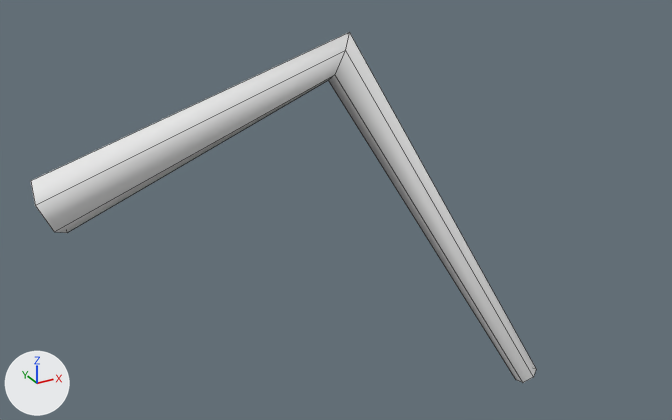
The FBX model unity/Assets/Art/Models/Ant_Leg3.fbx, before and after one commit.
Before and after are seen from a camera (50 mm lens) standing at (-0.0447, -0.2461, 0.1031) and looking at (0.0729, -0.0324, -0.0038). Lighting does not change. The marker at lower left points along +X, +Y and +Z. The first picture is the older version. Mesh edges are drawn as thin lines. Where no turn or scale is listed for an object, it has been applied to the vertices.

The older version as bpy lines, for what is in view:
```python
me_ant_leg3 = bpy.data.meshes.new('Ant_Leg3')
me_ant_leg3.from_pydata(...)  # 18 vertices, 12 faces; spans x -0.0047..0.1278, y -0.0635..0.008, z -0.0618..0.0466
me_ant_leg3.materials.append(mat_vertexcolor)  # white #e7e7e7
ob_ant_leg3 = bpy.data.objects.new('Ant_Leg3', me_ant_leg3)
ob_ant_leg3.location = (0.0, 0.0, 0.0)
```
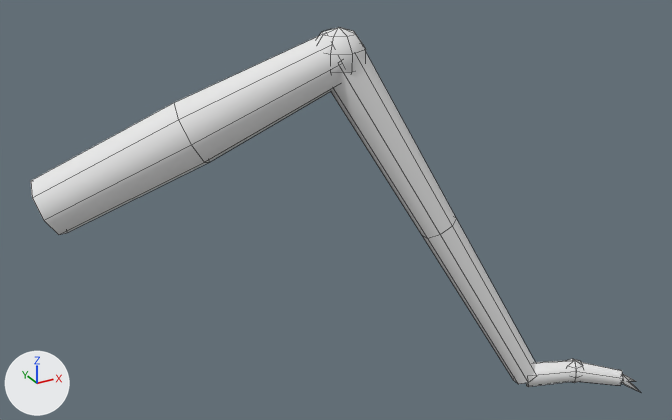
What differs and where, as boxes [x1, y1, x2, y2] in the pictures (672 x 420 px; the box of a moved part takes in the faces that stretch with it):
'Ant_Leg3', reshaped (21% wider)
    before: [31, 32, 536, 383]
    after: [31, 27, 640, 392]
part 1 of me_ant_leg3, added
    after: [319, 27, 366, 75]
part 2 of me_ant_leg3, added
    after: [567, 359, 583, 383]
part 3 of me_ant_leg3, added
    after: [331, 53, 535, 384]
part 4 of me_ant_leg3, added
    after: [526, 360, 623, 387]
part 5 of me_ant_leg3, moved or reshaped
    before: [31, 32, 536, 383]
    after: [31, 35, 343, 235]
part 6 of me_ant_leg3, added
    after: [621, 374, 640, 392]

What changed in the scene script:
```text
Change me_ant_leg3:
    used by ob_ant_leg3; location = (0.0, 0.0, 0.0)
    verts and faces of me_ant_leg3; kept vertices keep their numbers, new ones are numbered from 18
    remove me_ant_leg3.from_pydata(...)  # 18 vertices, 12 faces; spans x -0.0047..0.1278, y -0.0635..0.008, z -0.0618..0.0466
    add me_ant_leg3.from_pydata(...)  # 130 vertices, 116 faces; spans x -0.005..0.1567, y -0.0808..0.0084, z -0.0641..0.0479
    me_ant_leg3 part 1: a new loose piece, a UV sphere (8 segments, 5 rings, poles along z) spanning x 0.0675..0.0825, y -0.0375..-0.0225, z 0.0321..0.0479, in mat_vertexcolor (white #e7e7e7)
    me_ant_leg3 part 2: a new loose piece, a UV sphere (6 segments, 4 rings, poles along z) spanning x 0.1336..0.1411, y -0.0707..-0.0641, z -0.062..-0.0544, in mat_vertexcolor (white #e7e7e7)
    me_ant_leg3 part 3: a new loose piece of 24 vertices spanning x 0.0688..0.1288, y -0.064..-0.0235, z -0.0622..0.0435, in mat_vertexcolor (white #e7e7e7)
    me_ant_leg3 part 4: a new loose piece of 18 vertices spanning x 0.1229..0.1511, y -0.0769..-0.0568, z -0.0641..-0.0546, in mat_vertexcolor (white #e7e7e7)
    me_ant_leg3 part 5
    16 vertices are removed from x -0.0047..0.1278, y -0.0635..0.008, z -0.0618..0.0466
    12 faces are deleted
    22 vertices are added at x -0.005..0.0791, y -0.0369..0.0084, z -0.0057..0.0466
    16 new faces join them
    me_ant_leg3 part 6
    add verts[40] = (0.1501, -0.0754, -0.059)  # pixel (622, 374)
    add verts[41] = (0.1483, -0.0757, -0.0604)
    add verts[42] = (0.1493, -0.0743, -0.0619)
    add verts[43] = (0.1511, -0.0739, -0.0604)
    add verts[44] = (0.1535, -0.0808, -0.0636)  # pixel (641, 392)
    add verts[45] = (0.1504, -0.0749, -0.059)  # pixel (621, 373)
    add verts[46] = (0.1496, -0.0764, -0.0604)  # pixel (623, 380)
    add verts[47] = (0.149, -0.0748, -0.0619)
    add verts[48] = (0.1498, -0.0732, -0.0604)
    add verts[49] = (0.1567, -0.0754, -0.0636)  # pixel (636, 381)
    add faces += [(40, 41, 44), (41, 42, 44), (42, 43, 44), (40, 44, 43), (45, 46, 49), (46, 47, 49)]
    add faces += [(47, 48, 49), (45, 49, 48)]
```
